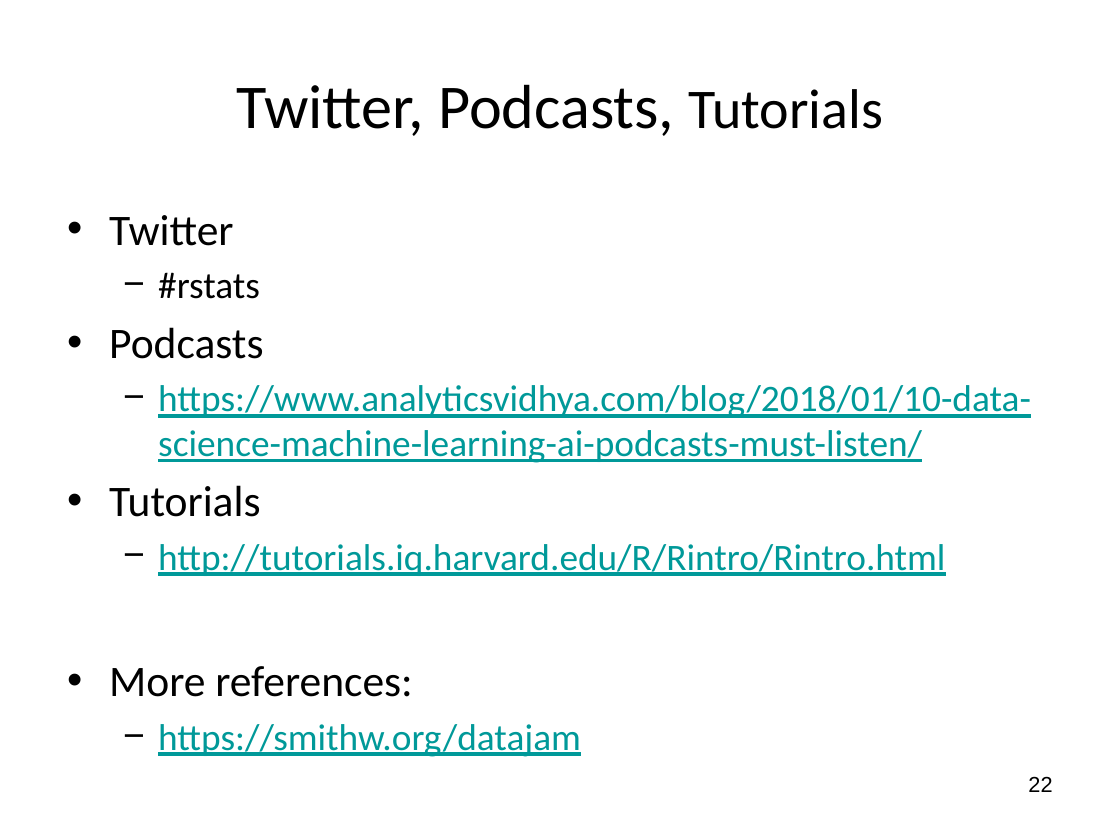
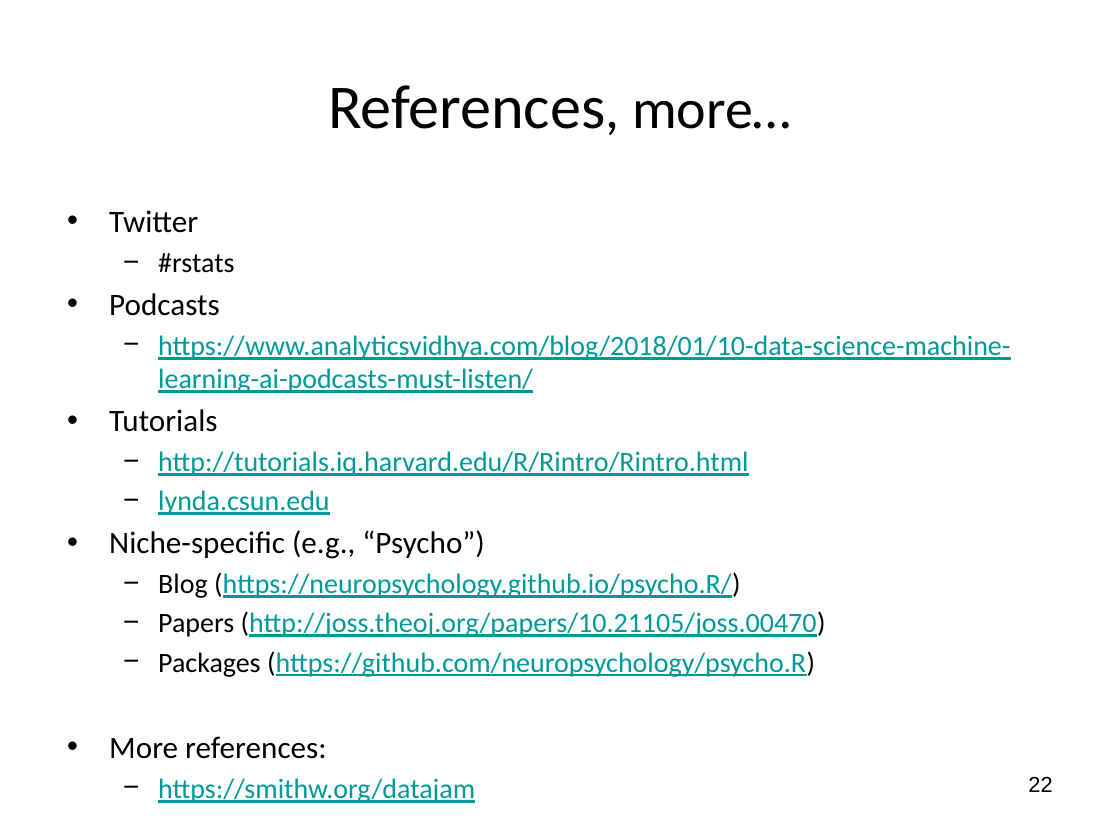
Before and after one commit to wsphd/datajam2018, a slide deck: slide 22 of dj2018.odp. Drawn at 1120x840 pixels with LibreOffice and Linux fonts; fonts in the diff are those of the drawing. Boxes give left, top, right and bottom in pixels: in the first picture for what was removed or moved away, otherwise in the second. Text is boxed around its words. In the diff, an @@ line names an element or a change of style, - is before the commit and + after.

```diff
--- a/dj2018.odp
+++ b/dj2018.odp
@@ title at (328,85,791,129): text changed @@
-Twitter, Podcasts, Tutorials
+References, more…
@@ text at (109,210,1010,759): size 28 to 20 pt in "Twitter", "Podcasts", "Tutorials", "More references:"; size 24 to 18 pt in "#rstats", "https://www.analyticsvidhya.com/blog/2018/01/10-data-science ...", "http://tutorials.iq.harvard.edu/R/Rintro/Rintro.html", "https://smithw.org/datajam"; less space between paragraphs @@
@@ text at (109,490,826,677): paragraphs added @@
+  − lynda.csun.edu
+• Niche-specific (e.g., “Psycho”)
+  − Blog (https://neuropsychology.github.io/psycho.R/)
+  − Papers (http://joss.theoj.org/papers/10.21105/joss.00470)
+  − Packages (https://github.com/neuropsychology/psycho.R)
```
Also in this commit, not shown: 7 other slides changed, 4 slides added, 10 slides removed, 1 other file.
